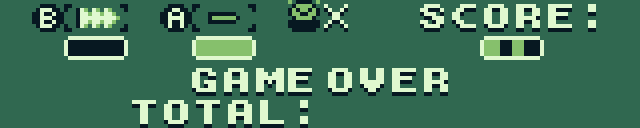
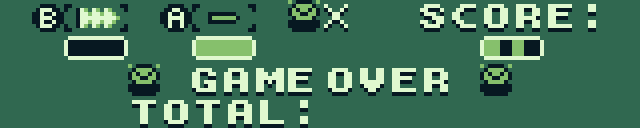
Layered file, before and after one edit (640x128). Changes by layer:
moved "Game Over" above "Total", painted on it over [128, 64, 512, 96]
